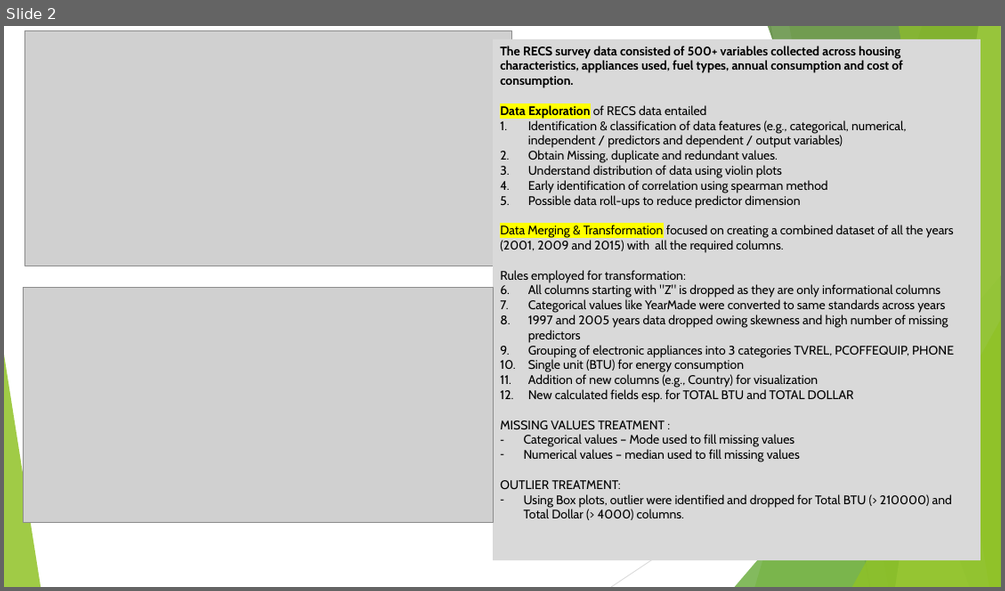
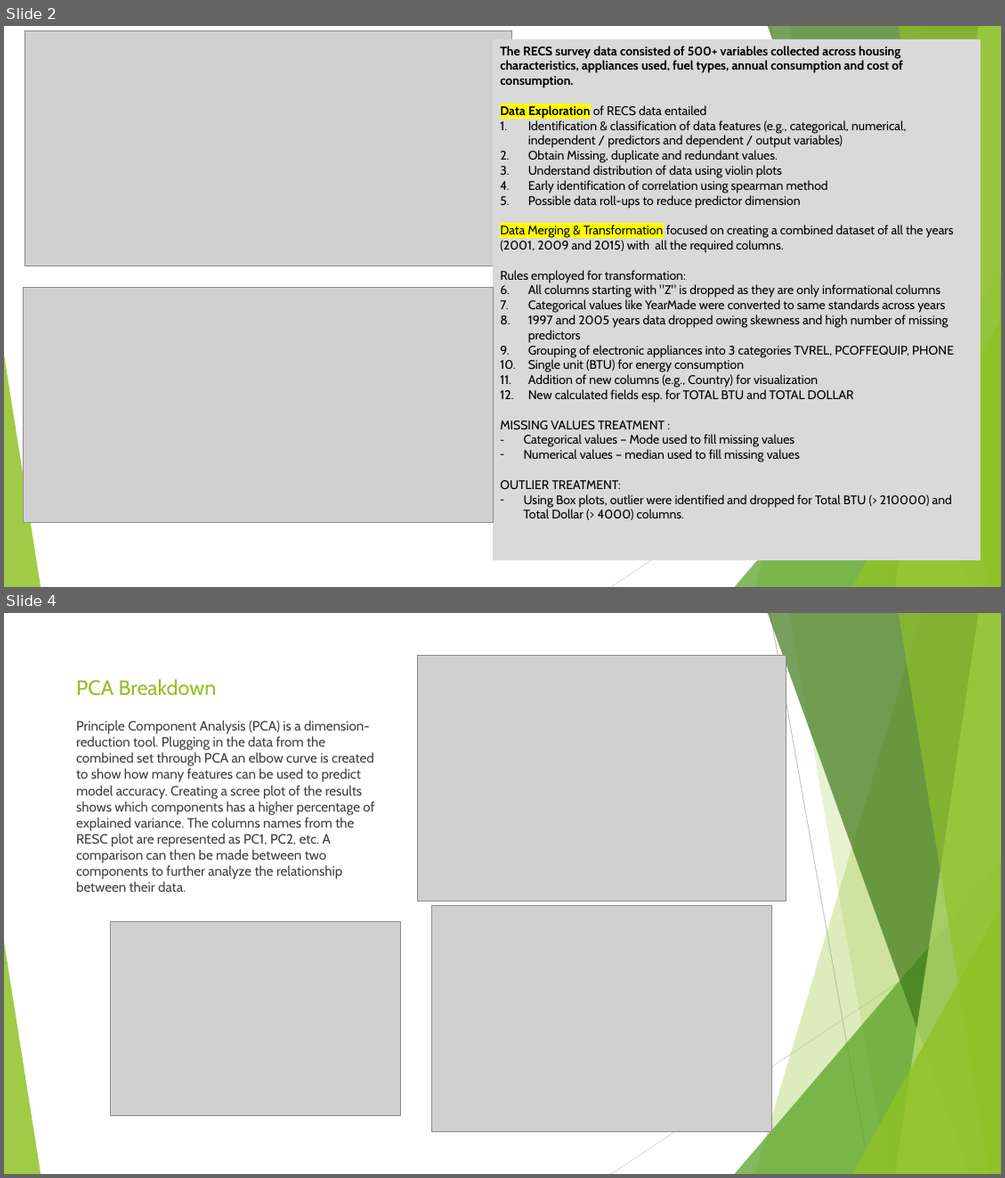
Before and after one commit to sigmanudude/ResidentialEnergyPrediction, a slide deck: PresentationSlide.pptx. Shown one above the other, each under a label of ours: slide 2 before the commit, slides 2 and 4 after it; the slides between them are not shown. The pictures are 1005x591 and 1005x1178 pixels, drawn with LibreOffice and Linux fonts; fonts in the diff are those of the drawing; grey boxes stand for pictures. Boxes give left, top, right and bottom in pixels: in the first picture for what was removed or moved away, otherwise in the second. Text is boxed around its words. In the diff, an @@ line names an element or a change of style, - is before the commit and + after.

Commit message:
Updated PresentationSlide, PCA

```diff
--- a/PresentationSlide.pptx
+++ b/PresentationSlide.pptx
@@ slide 4 added at (x1=4, y1=613, x2=1001, y2=1174), background #FFFFFF; not listed: 10 template elements that a slide beside it also shows @@
@@ picture added at (x1=418, y1=655, x2=787, y2=900) @@
@@ title added at (x1=76, y1=679, x2=217, y2=696), 20 pt, text #90C226 @@
+PCA Breakdown
@@ text added at (x1=76, y1=720, x2=374, y2=892), 12.9 pt, text #404040 @@
+Principle Component Analysis (PCA) is a dimension-reduction tool. Plugging in the data from the combined set through PCA an elbow curve is created to show how many features can be used to predict model accuracy. Creating a scree plot of the results shows which components has a higher percentage of explained variance. The columns names from the RESC plot are represented as PC1, PC2, etc. A comparison can then be made between two components to further analyze the relationship between their data.
@@ picture added at (x1=432, y1=906, x2=771, y2=1132) @@
@@ picture added at (x1=110, y1=922, x2=401, y2=1116) @@
```
Also in this commit, not shown: 1 slide changed, 5 other files.
